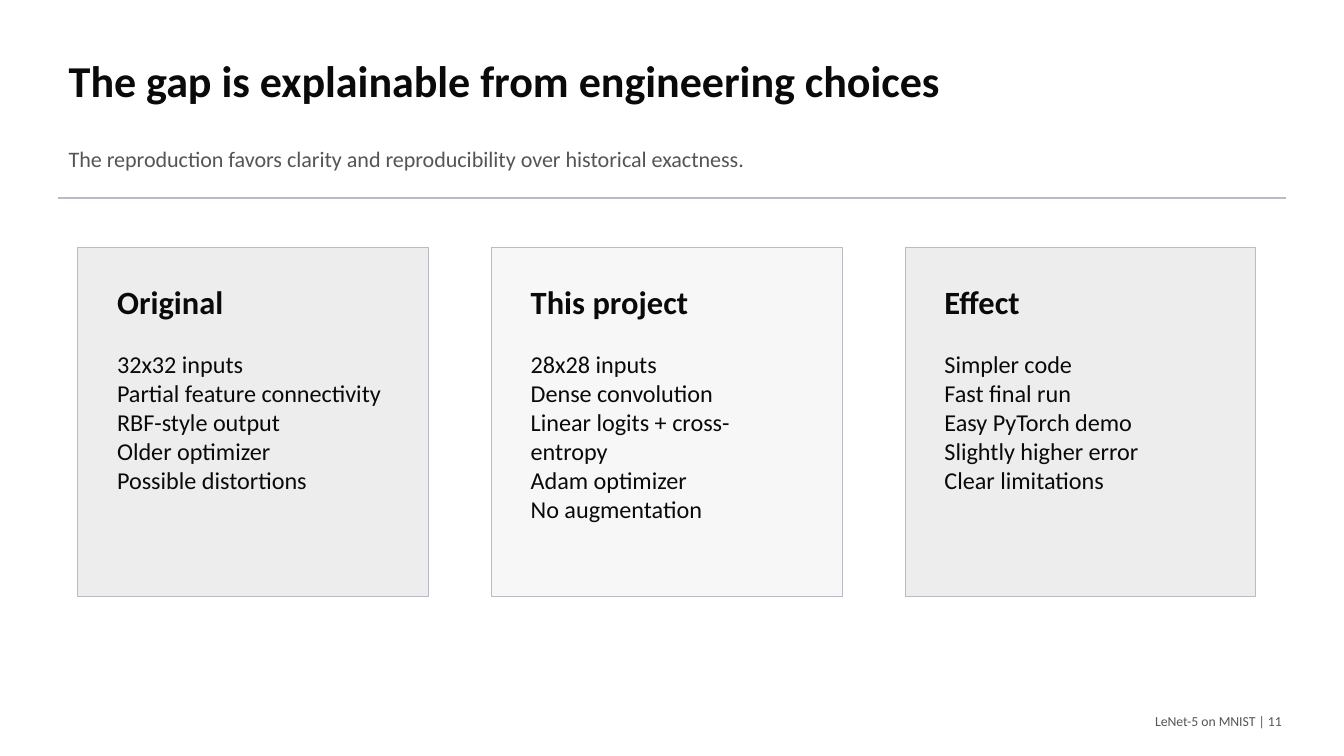
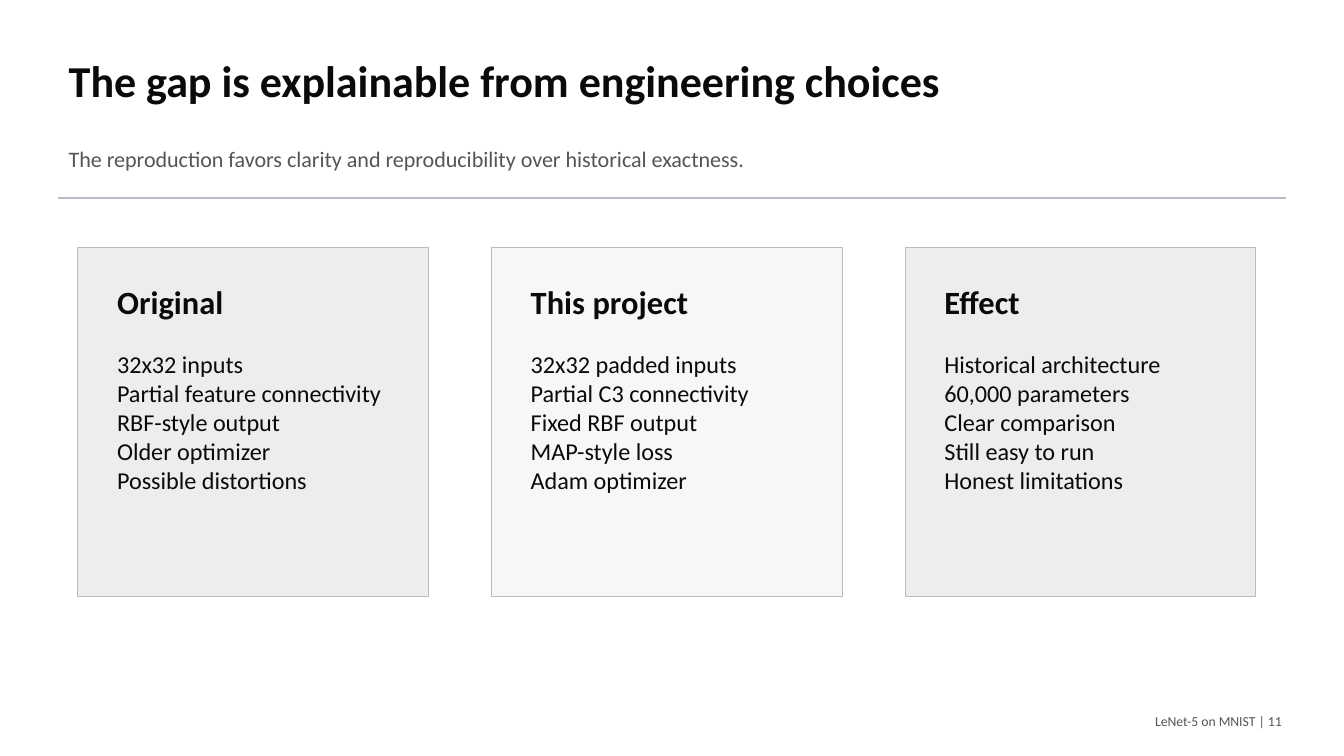
Before and after one commit to macbehnke/NN_funds_project, a slide deck: slide 11 of slides/LeNet5_MNIST_Final_Presentation.pptx. Drawn at 1344x756 pixels with LibreOffice and Linux fonts; fonts in the diff are those of the drawing. Boxes give left, top, right and bottom in pixels: in the first picture for what was removed or moved away, otherwise in the second. Text is boxed around its words. In the diff, an @@ line names an element or a change of style, - is before the commit and + after.

Commit message:
Update historical LeNet results and presentation

```diff
--- a/slides/LeNet5_MNIST_Final_Presentation.pptx
+++ b/slides/LeNet5_MNIST_Final_Presentation.pptx
@@ text at (531, 356, 748, 464): text changed @@
-28x28 inputs
-Dense convolution
-Linear logits + cross-entropy
+32x32 padded inputs
+Partial C3 connectivity
+Fixed RBF output
+MAP-style loss
@@ text at (944, 356, 1160, 489): text changed @@
-Simpler code
-Fast final run
-Easy PyTorch demo
-Slightly higher error
-Clear limitations
+Historical architecture
+60,000 parameters
+Clear comparison
+Still easy to run
+Honest limitations
@@ text at (531, 501, 701, 522): paragraph removed @@
-No augmentation
```
Also in this commit, not shown: 9 other slides changed, 7 other files.
